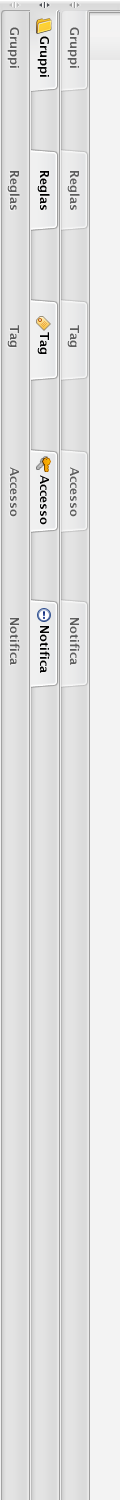
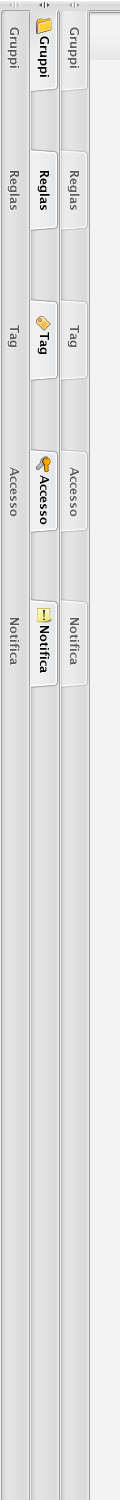
Layered file, before and after one edit (w=120, h=1500). Changes by layer:
added layer "Shape 1 copy 2" (1st of 2, in "Selected" › "words copy") in group "words copy" over bbox(36, 608, 52, 623)
hid "Layer 19" over bbox(37, 608, 51, 622)
